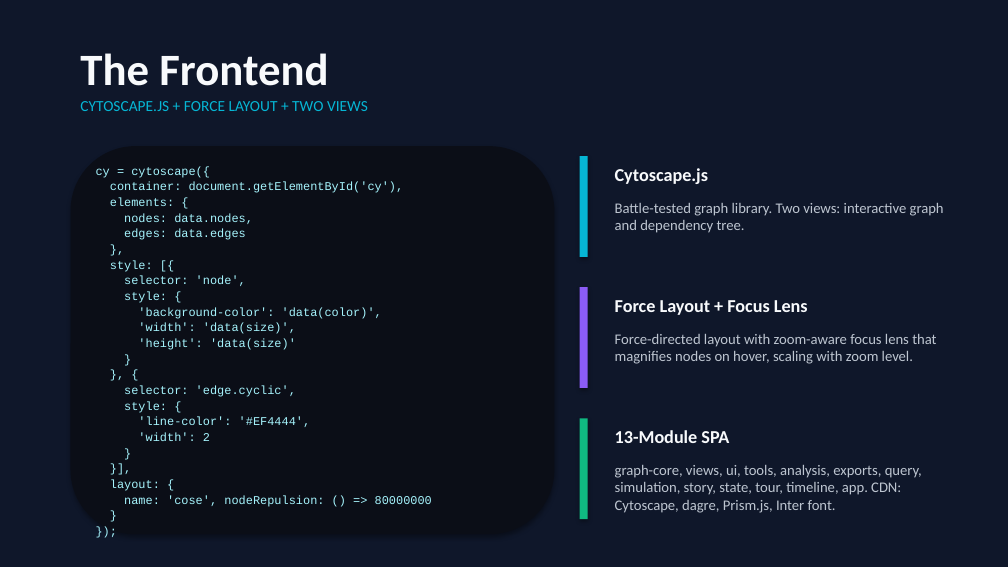
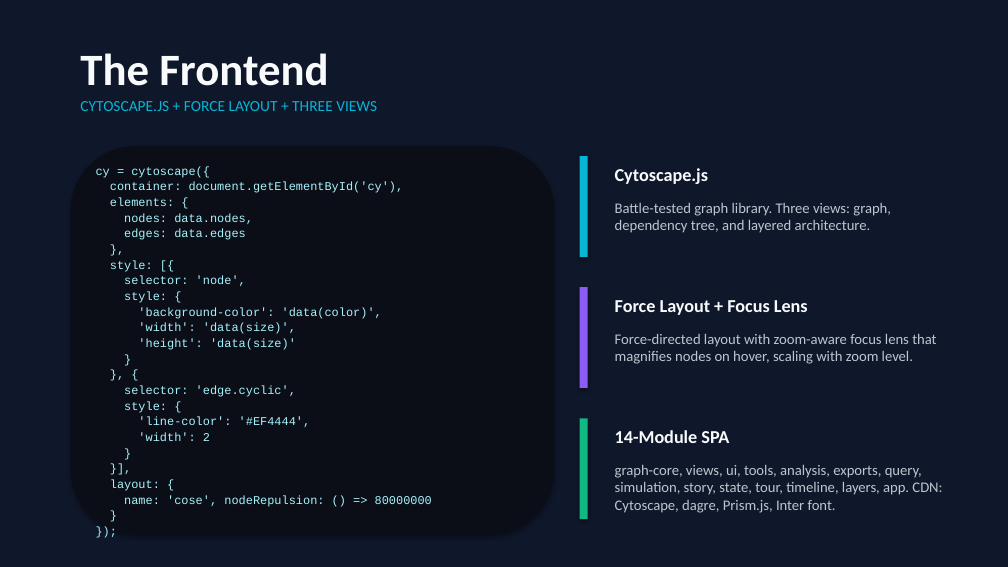
Before and after one commit to hstephan23/dep_graph, a slide deck: slide 8 of DepGraph.pptx. Drawn at 1008x567 pixels with LibreOffice and Linux fonts; fonts in the diff are those of the drawing. Boxes give left, top, right and bottom in pixels: in the first picture for what was removed or moved away, otherwise in the second. Text is boxed around its words. In the diff, an @@ line names an element or a change of style, - is before the commit and + after.

```diff
--- a/DepGraph.pptx
+++ b/DepGraph.pptx
@@ text at bbox=[80, 101, 377, 111]: text changed @@
-CYTOSCAPE.JS + FORCE LAYOUT + TWO VIEWS
+CYTOSCAPE.JS + FORCE LAYOUT + THREE VIEWS
@@ text at bbox=[615, 203, 891, 233]: text changed @@
-Battle-tested graph library. Two views: interactive graph and dependency tree.
+Battle-tested graph library. Three views: graph, dependency tree, and layered architecture.
@@ text at bbox=[615, 430, 729, 443]: text changed @@
-13-Module SPA
+14-Module SPA
@@ text at bbox=[615, 465, 942, 513]: text changed @@
-graph-core, views, ui, tools, analysis, exports, query, simulation, story, state, tour, timeline, app. CDN: Cytoscape, dagre, Prism.js, Inter font.
+graph-core, views, ui, tools, analysis, exports, query, simulation, story, state, tour, timeline, layers, app. CDN: Cytoscape, dagre, Prism.js, Inter font.
```
Also in this commit, not shown: 3 other slides changed, 1 slide added, 8 other files.
